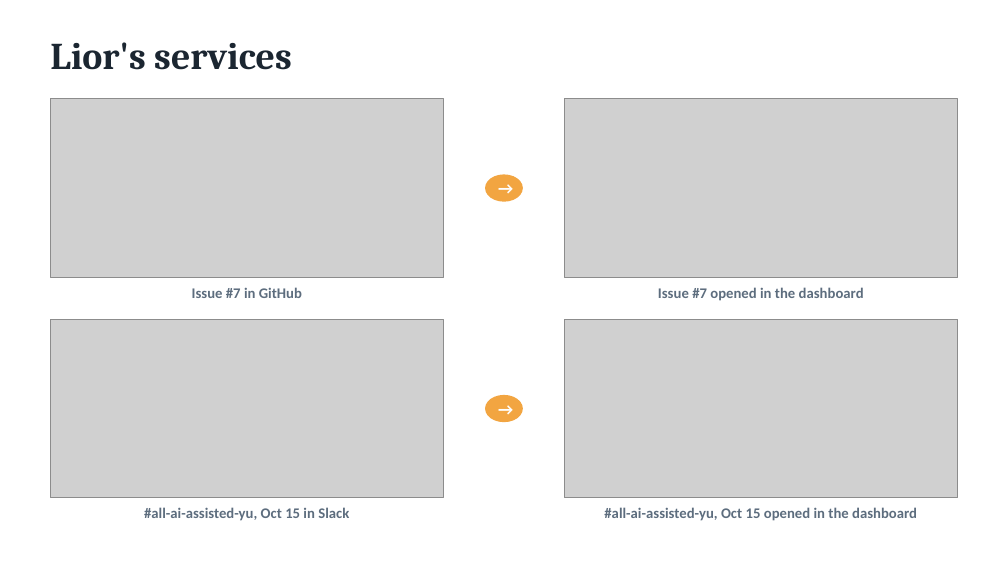
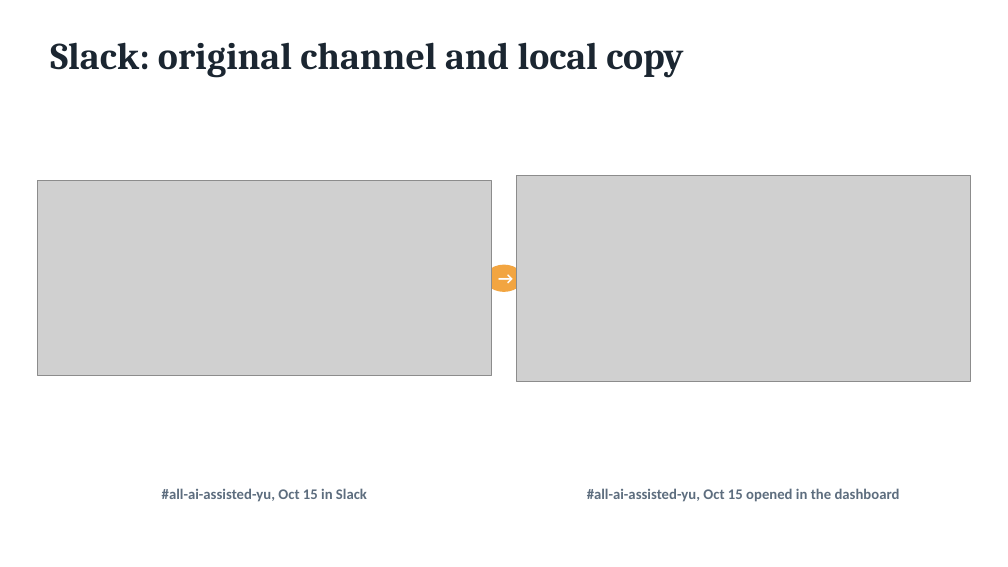
Before and after one commit to aiassistedyu-pixel/mcp-services-dashboard, a slide deck: slide 7 of presentation/project.pptx (slide 10 before the commit). Drawn at 1008x567 pixels with LibreOffice and Linux fonts; fonts in the diff are those of the drawing; grey boxes stand for pictures. Boxes give left, top, right and bottom in pixels: in the first picture for what was removed or moved away, otherwise in the second. Text is boxed around its words. In the diff, an @@ line names an element or a change of style, - is before the commit and + after.

Commit message:
Split GitHub and Slack into their own original/dashboard slides

```diff
--- a/presentation/project.pptx
+++ b/presentation/project.pptx
@@ text at (50,42,683,78): text changed @@
-Lior's services
+Slack: original channel and local copy
@@ picture removed at (51,99,444,278) @@
@@ picture removed at (565,99,958,278) @@
@@ picture: place and size @@
-picture at (565,319,958,498)
+picture at (516,175,970,382)
@@ picture added at (38,181,492,376) @@
@@ ellipse "→": place and size @@
-ellipse "→" at (485,175,523,202)
+ellipse "→" at (485,265,523,292)
@@ text removed at (192,287,302,298) @@
-Issue #7 in GitHub
@@ text removed at (658,287,864,301) @@
-Issue #7 opened in the dashboard
@@ picture removed at (51,319,444,498) @@
@@ ellipse removed at (485,395,523,422) @@
-→
@@ text "#all-ai-assisted-yu, Oct 15 in Slack": place and size @@
-text "#all-ai-assisted-yu, Oct 15 in Slack" at (144,507,349,521)
+text "#all-ai-assisted-yu, Oct 15 in Slack" at (162,488,367,502)
@@ text "#all-ai-assisted-yu, Oct 15 opened in ...": place and size @@
-text "#all-ai-assisted-yu, Oct 15 opened in ..." at (604,507,917,521)
+text "#all-ai-assisted-yu, Oct 15 opened in ..." at (587,488,900,502)
```
Also in this commit, not shown: 1 slide added.
